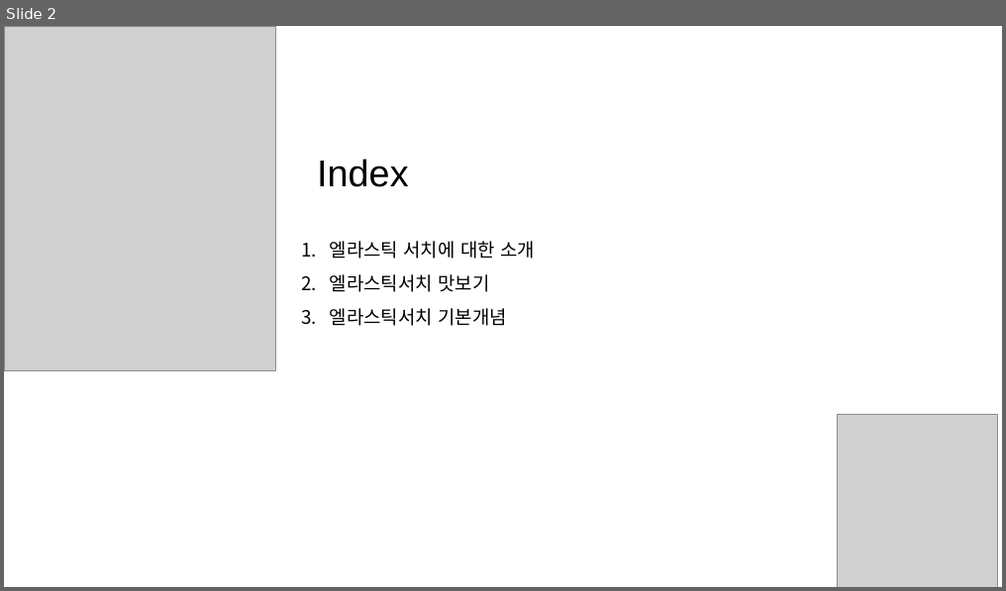
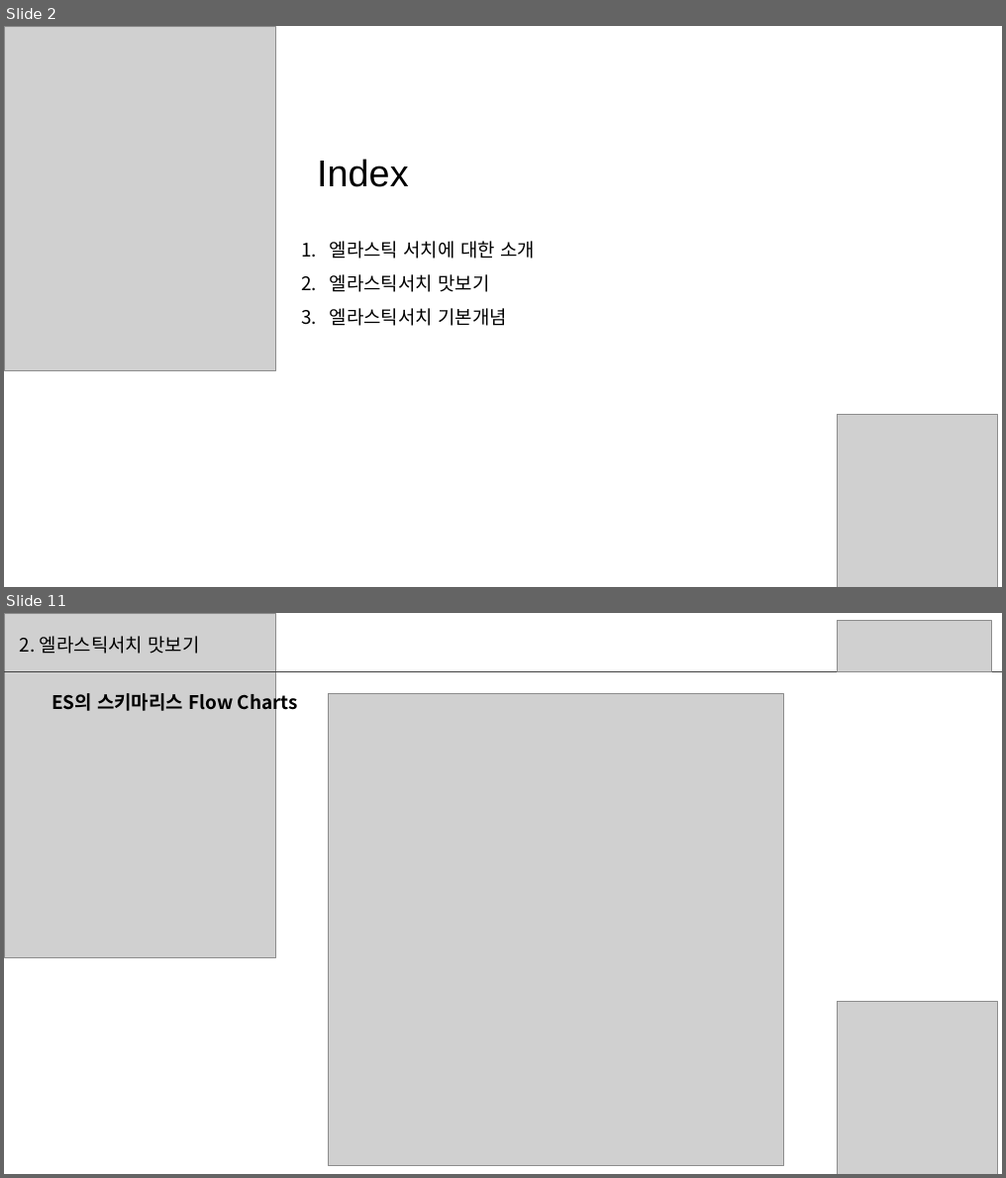
Before and after one commit to sup2is/dev-note, a slide deck: study/elasticsearch/Elasticsearch스터디1주차자료.pptx. Shown one above the other, each under a label of ours: slide 2 before the commit, slides 2 and 11 after it; the slides between them are not shown. The pictures are 1006x591 and 1006x1178 pixels, drawn with LibreOffice and Linux fonts; fonts in the diff are those of the drawing; grey boxes stand for pictures. Boxes give left, top, right and bottom in pixels: in the first picture for what was removed or moved away, otherwise in the second. Text is boxed around its words. In the diff, an @@ line names an element or a change of style, - is before the commit and + after.

```diff
--- a/study/elasticsearch/Elasticsearch스터디1주차자료.pptx
+++ b/study/elasticsearch/Elasticsearch스터디1주차자료.pptx
@@ slide 11 added at <box>4,613,1002,1174</box>, background #FFFFFF @@
@@ picture added at <box>4,613,275,958</box> @@
@@ text added at <box>20,636,200,654</box>, 18 pt, text #000000 @@
+2. 엘라스틱서치 맛보기
@@ picture added at <box>838,620,991,671</box> @@
@@ line added from (4, 672) to (1002, 672), #404040 0.5 pt @@
@@ text added at <box>52,690,298,715</box>, 18 pt, text #000000, bold @@
+ES의 스키마리스 Flow Charts
@@ picture added at <box>328,694,783,1166</box> @@
@@ picture added at <box>838,1001,997,1174</box> @@
```
Also in this commit, not shown: 3 slides changed, 19 other slides added, 1 other file.
